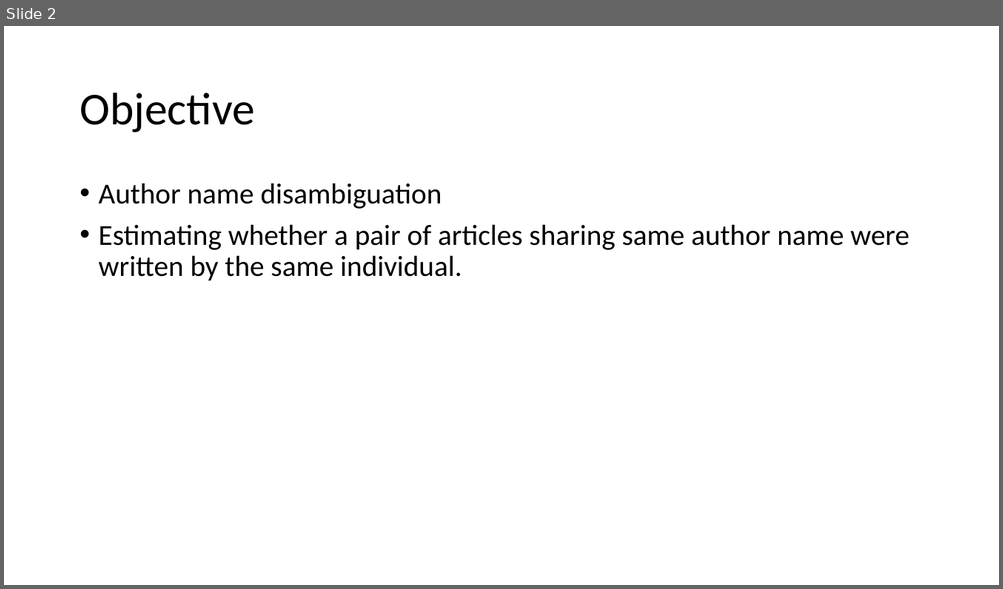
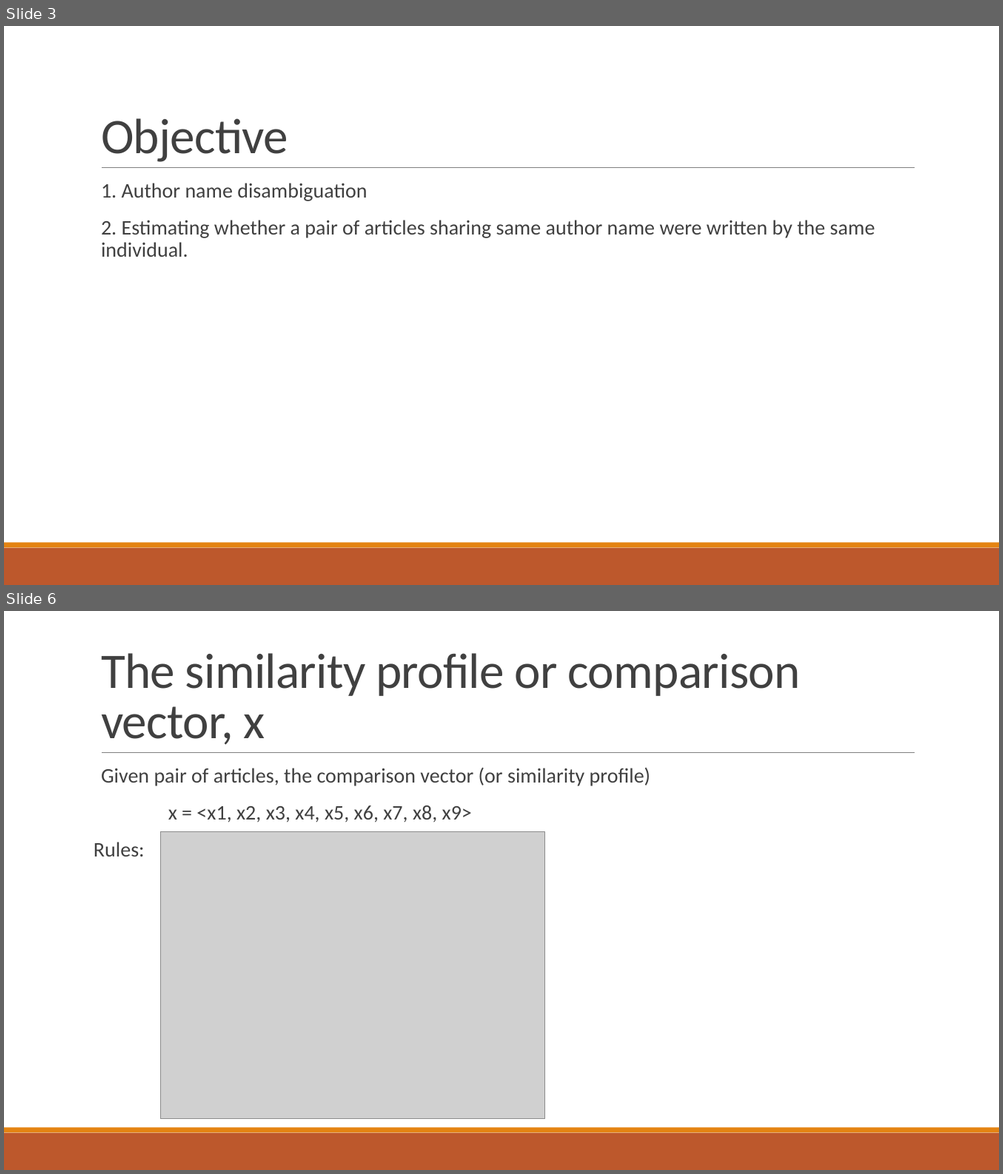
Before and after one commit to SternerLab/Authority, a slide deck: r_table/slides/Authority look up table.pptx. Shown one above the other, each under a label of ours: slide 2 before the commit, slides 3 and 6 after it; the slides between them are not shown. The pictures are 1003x589 and 1003x1174 pixels, drawn with LibreOffice and Linux fonts; fonts in the diff are those of the drawing; grey boxes stand for pictures. Boxes give left, top, right and bottom in pixels: in the first picture for what was removed or moved away, otherwise in the second. Text is boxed around its words. In the diff, an @@ line names an element or a change of style, - is before the commit and + after.

```diff
--- a/r_table/slides/Authority look up table.pptx
+++ b/r_table/slides/Authority look up table.pptx
@@ slide 6 added at bbox=[4, 611, 999, 1170], background #FFFFFF; not listed: 3 template elements that a slide beside it also shows @@
@@ title added at bbox=[101, 653, 800, 745], 48 pt, text #404040 @@
+The similarity profile or comparison vector, x
@@ text added at bbox=[94, 767, 651, 857], 20 pt, text #404040 @@
+  Given pair of articles, the comparison vector (or similarity profile)
+x = <x1, x2, x3, x4, x5, x6, x7, x8, x9>
+Rules:
@@ picture added at bbox=[161, 832, 545, 1119] @@
@@ what was slide 2 is now slide 3 @@
@@ slide 3 changed as well @@
@@ title "Objective": place and size @@
-title "Objective" at bbox=[79, 93, 255, 133]
+title "Objective" at bbox=[101, 118, 288, 162]
@@ title "Objective" at bbox=[101, 118, 288, 162]: size 44 to 48 pt, text colour #000000 to #404040, letter spacing 0 to -0.5 pt; line spacing 0.9 to 0.85; vertical alignment middle to bottom @@
@@ line added from (102, 168) to (915, 168), #808080 0.5 pt @@
@@ text at bbox=[101, 183, 875, 257]: text changed; size 28 to 20 pt; text colour #000000 to #404040 @@
-• Author name disambiguation
-• Estimating whether a pair of articles sharing same author name were written by the same individual.
+  1. Author name disambiguation
+  2. Estimating whether a pair of articles sharing same author name were written by the same individual.
@@ rectangle added at bbox=[4, 548, 999, 585], fill #BD582C @@
@@ rectangle added at bbox=[4, 543, 999, 548], fill #E48312 @@
```
Also in this commit, not shown: 3 other slides changed, 15 other slides added, 5 slides removed.
